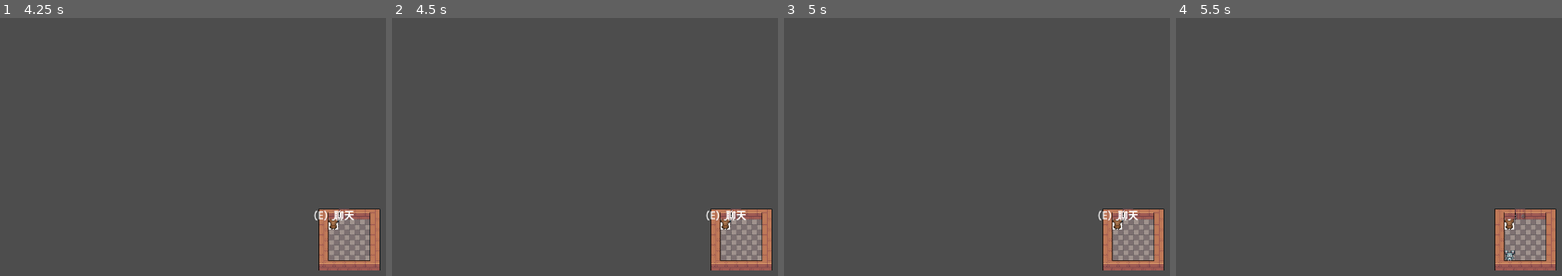
Above: before the commit, frames 1-4 (left to right).
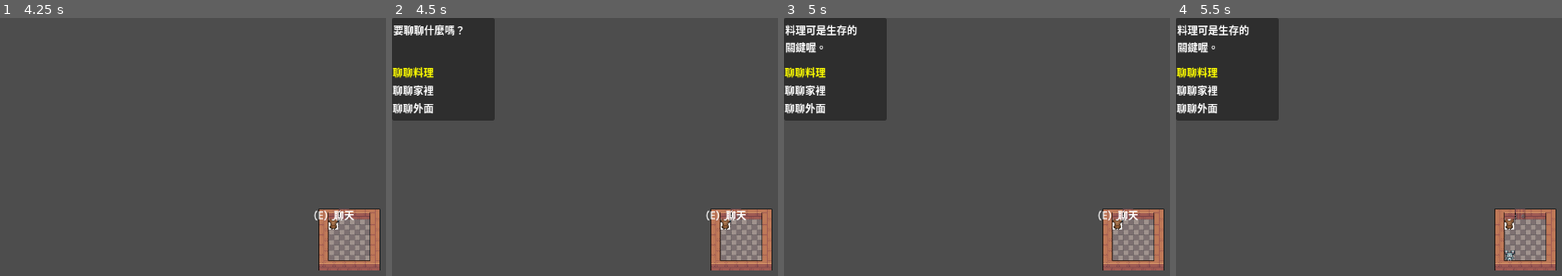
Above: after the commit, the same moments.

Repository: TristaChao/ComeBackAlive
Game: Godot game, scene res://mouse_nest.tscn
The game is run twice, just before and just after one commit, with the same random seed, the same clock (stepped at 60 frames per second) and the same inputs.
Inputs:
- Up to frame 1 (4.25 s): tap Enter (ui_accept) at 0.5, 0.77, 1.25, 1.52, 2, 2.75, 3.02, 3.5, 3.77 s; hold D (move_right) 0.53-1.28 s; hold E (interact) 0.53-1.28 s; hold S (move_down) 1.28-2.03 s; tap E (interact) at 1.35, 2.85 s; hold D (move_right) 2.03-2.78 s; hold E (interact) 2.03-2.78 s; hold W (move_up) 2.78-3.53 s; hold A (move_left) from 3.53 s (still down); hold E (interact) from 3.53 s (still down)
- Up to frame 2 (4.5 s): keep holding A (move_left); tap Enter (ui_accept) at 4.25 s; release E (interact) at 4.28 s; tap E (interact) at 4.35 s
- Up to frame 3 (5 s): keep holding A (move_left); tap Enter (ui_accept) at 4.52 s
- Up to frame 4 (5.5 s): release A (move_left) at 5.03 s; hold S (move_down) from 5.03 s (still down); hold E (interact) from 5.03 s (still down)

Frame 1 is identical in both runs. In frame 2, 10% of the frame differs, in the area x 0-27%, y 0-40%; in frame 3, 10%; in frame 4, 10%.

Commit message:
可以跟鼠媽說話了

Diff:
--- a/mouse-nest-demo/dialogue_box.tscn
+++ b/mouse-nest-demo/dialogue_box.tscn
@@ -16,17 +16,19 @@
 
 [node name="Label" type="Label" parent="Panel"]
 layout_mode = 0
-offset_left = 1.0
-offset_right = 113.0
-offset_bottom = 23.0
+offset_left = 2.0
+offset_top = 6.0
+offset_right = 114.0
+offset_bottom = 29.0
 text = "要聊聊什麼嗎？"
 autowrap_mode = 3
 
 [node name="VBoxContainer" type="VBoxContainer" parent="Panel"]
 layout_mode = 0
 offset_left = 1.0
+offset_top = 72.0
 offset_right = 65.0
-offset_bottom = 77.0
+offset_bottom = 149.0
 
 [node name="Label" type="Label" parent="Panel/VBoxContainer"]
 layout_mode = 2
--- a/mouse-nest-demo/scripts/Player.gd
+++ b/mouse-nest-demo/scripts/Player.gd
@@ -19,14 +19,14 @@
 
 func _input(event):
 	if event.is_action_pressed("interact"):
-		print("按下 E")
+		print("嘗試開啟對話")
 		if GameState.state != GameState.State.FREE_MOVE:
 			return
 
-			for area in $InteractionArea.get_overlapping_areas():
-				if area.has_method("can_interact") and area.can_interact():
-					open_mouse_mom_dialog()
-					return
+		for area in $InteractionArea.get_overlapping_areas():
+			if area.has_method("can_interact") and area.can_interact():
+				open_mouse_mom_dialog()
+				return
 
 func open_mouse_mom_dialog():
 	var dialog = get_tree().current_scene.get_node("UI/DialogueBox")
